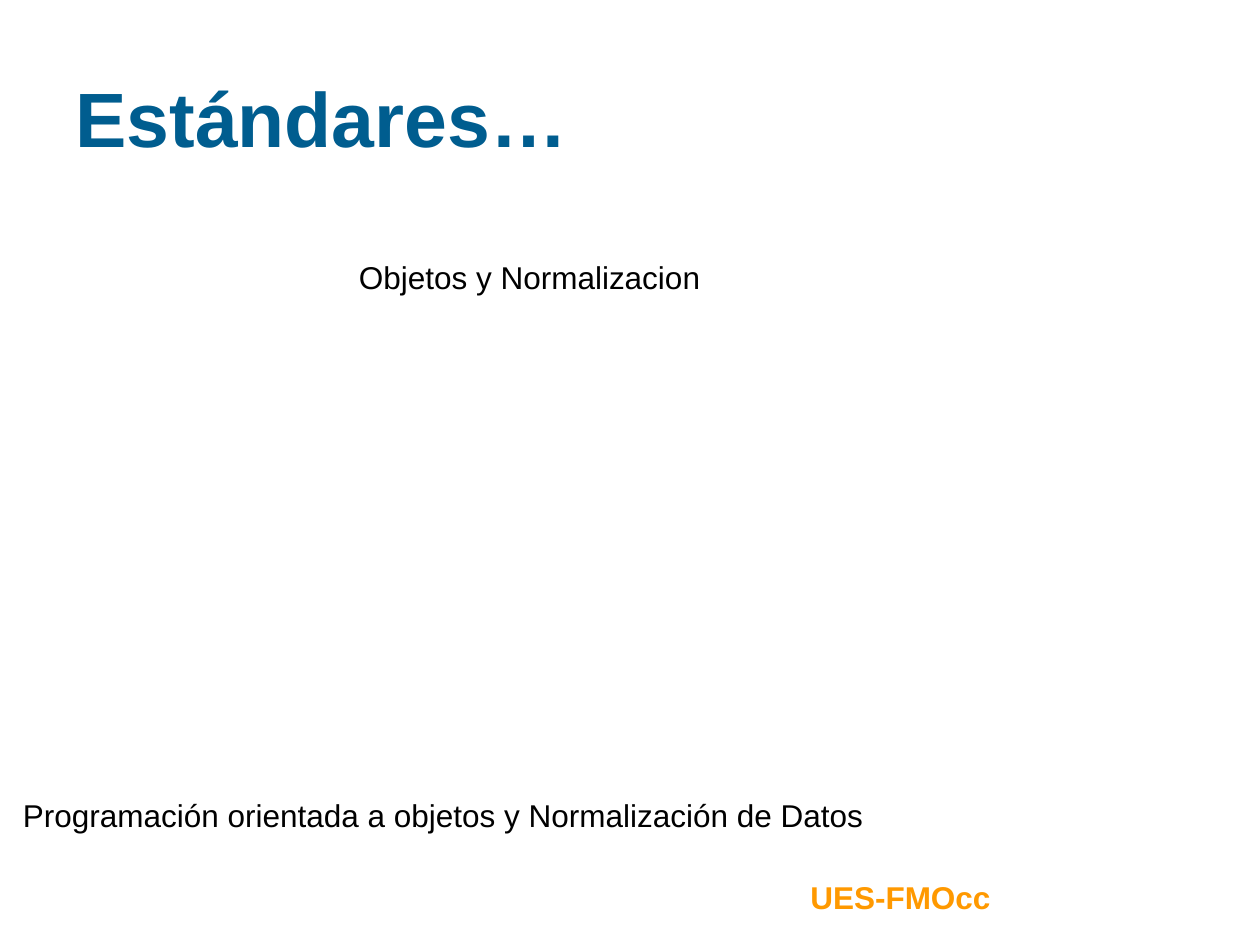
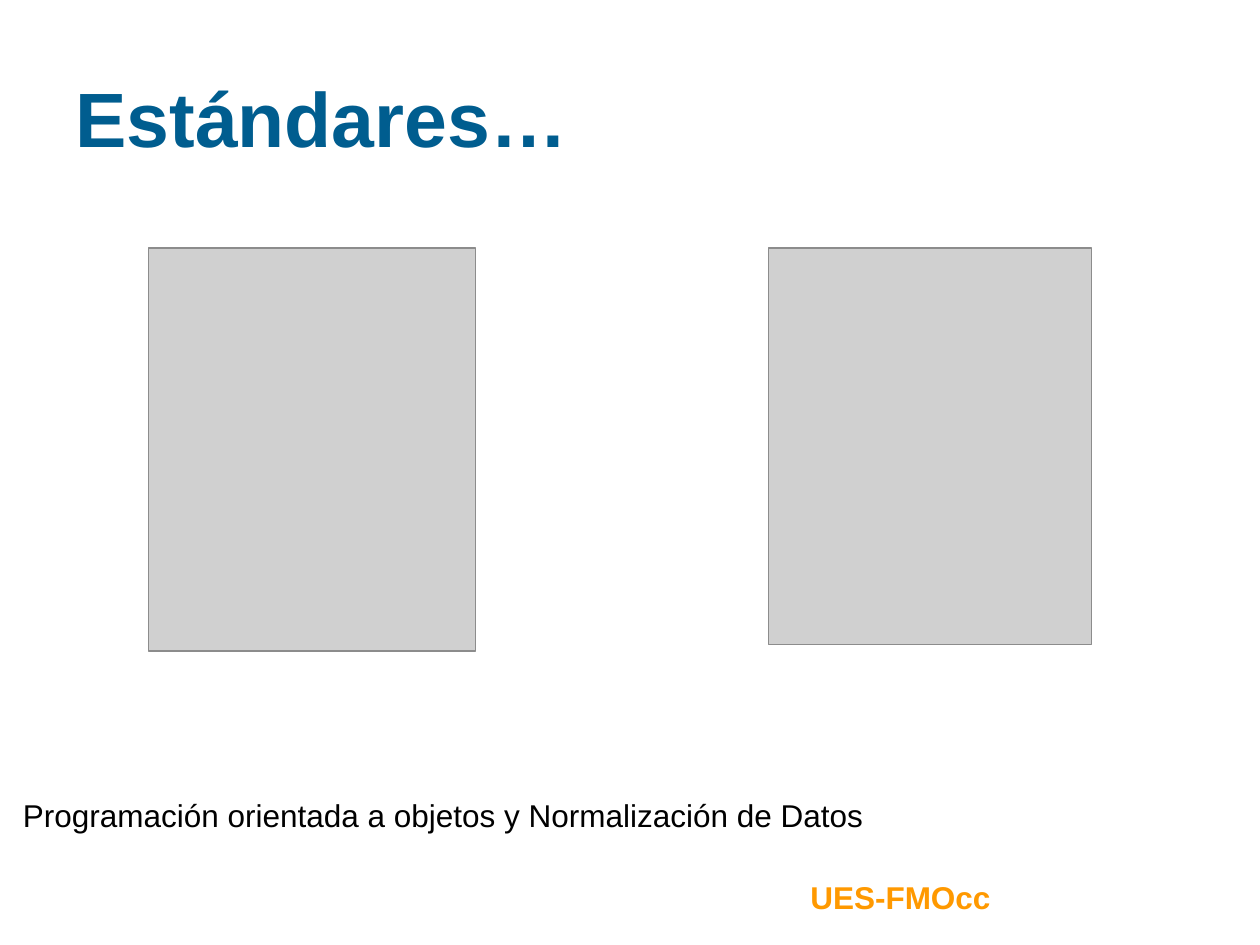
Before and after one commit to ramayac/jhard, a slide deck: slide 10 of presentaciones/segunda defensa/jhard2-rac.ppt (slide 9 before the commit). Drawn at 1260x945 pixels with LibreOffice and Linux fonts; fonts in the diff are those of the drawing; grey boxes stand for pictures; background and template pictures are left out. Boxes give left, top, right and bottom in pixels: in the first picture for what was removed or moved away, otherwise in the second. Text is boxed around its words. In the diff, an @@ line names an element or a change of style, - is before the commit and + after.

```diff
--- a/presentaciones/segunda defensa/jhard2-rac.ppt
+++ b/presentaciones/segunda defensa/jhard2-rac.ppt
@@ picture added at (x1=149, y1=248, x2=475, y2=651) @@
@@ text removed at (x1=359, y1=266, x2=700, y2=295) @@
-Objetos y Normalizacion
@@ picture added at (x1=769, y1=248, x2=1091, y2=645) @@
```
Also in this commit, not shown: 4 other slides changed, 2 slides added.
